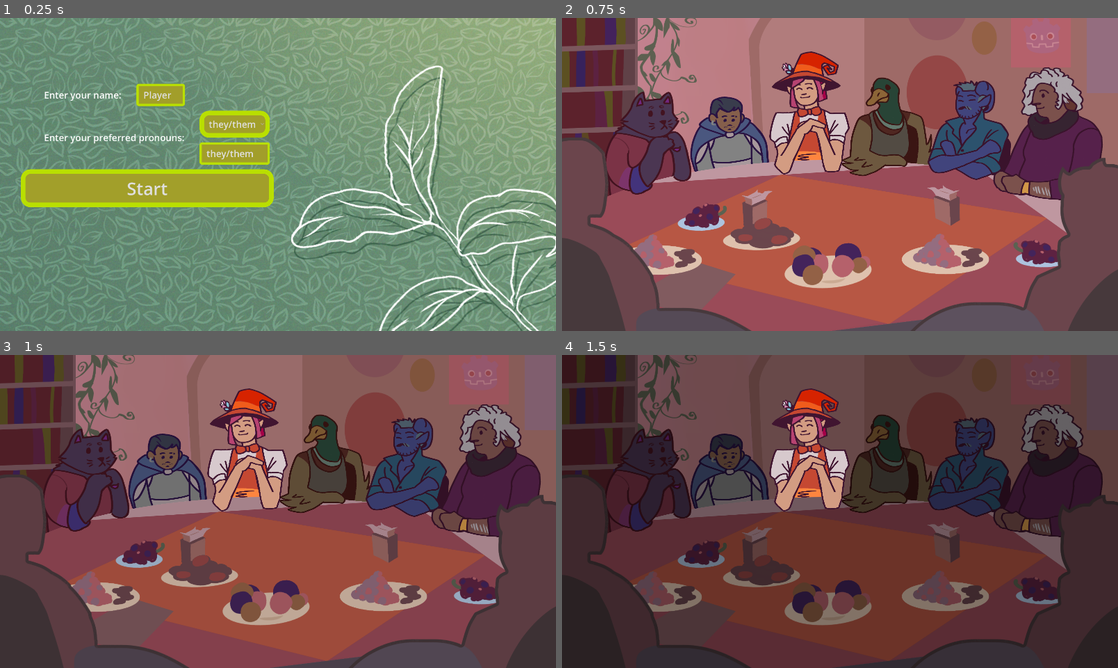
Above: before the commit, frames 1-4 (two rows, left to right).
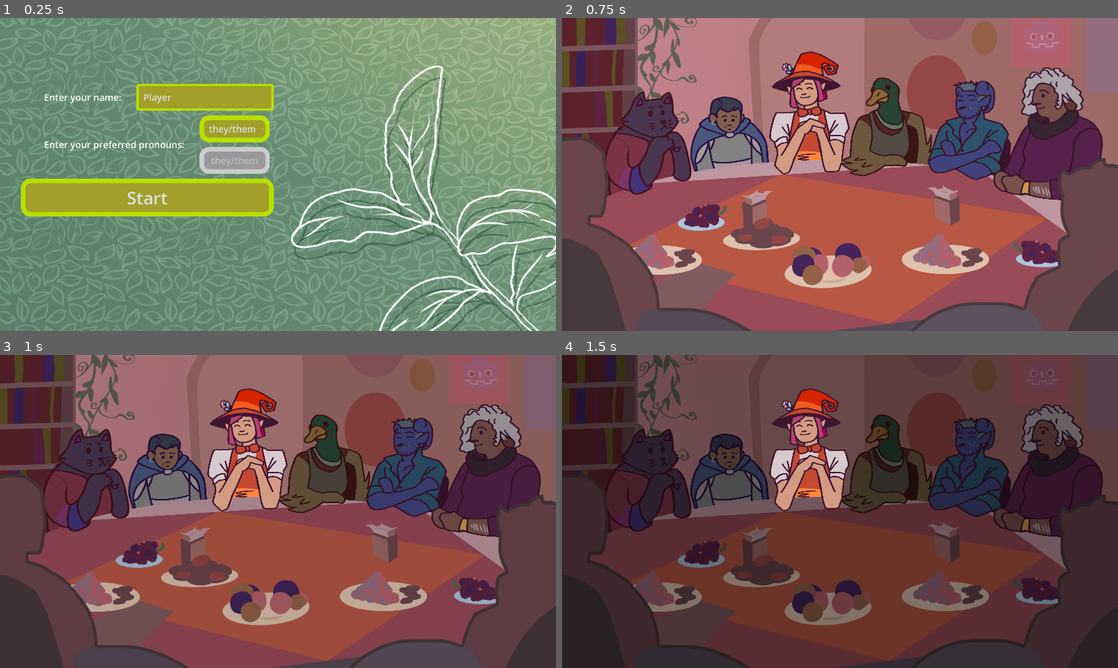
Above: after the commit, the same moments.

Repository: milana-94888u/tea-party
Game: Godot game, scene res://src/scenes/ui/main_menu.tscn
Same seed, same stepped clock (60 frames per second), same inputs: the game is played once before the commit and once after it.
Inputs (mouse positions are in pixels of both pictures, inside the frame that each line leads up to):
- Up to frame 1 (0.25 s): no input
- Up to frame 2 (0.75 s): click "Start" at 0.5 s
- Up to frame 3 (1 s): no input
- Up to frame 4 (1.5 s): move the mouse to (962, 495) at 1.27 s

The runs differ from the first frame. In frame 1, 8.7% of the frame differs, in the area x 3-50%, y 20-64%; in frame 2, nothing differs; in frame 3, nothing differs; in frame 4, nothing differs.

Commit message:
improve main menu

Diff:
--- a/resources/main_theme.tres
+++ b/resources/main_theme.tres
@@ -106,8 +106,34 @@
 expand_margin_right = 16.0
 expand_margin_bottom = 8.0
 
+[sub_resource type="StyleBoxFlat" id="StyleBoxFlat_wm2je"]
+border_width_left = 16
+border_width_top = 16
+border_width_right = 16
+border_width_bottom = 16
+corner_radius_top_left = 32
+corner_radius_top_right = 32
+corner_radius_bottom_right = 32
+corner_radius_bottom_left = 32
+expand_margin_left = 16.0
+expand_margin_top = 8.0
+expand_margin_right = 16.0
+expand_margin_bottom = 8.0
+
 [sub_resource type="StyleBoxFlat" id="StyleBoxFlat_q01gv"]
 bg_color = Color(0.483912, 0.660092, 0.384535, 1)
+
+[sub_resource type="StyleBoxFlat" id="StyleBoxFlat_he3is"]
+bg_color = Color(0.6358, 0.621179, 0.163546, 1)
+border_color = Color(0.726664, 0.873201, 3.85046e-07, 1)
+corner_radius_top_left = 32
+corner_radius_top_right = 32
+corner_radius_bottom_right = 32
+corner_radius_bottom_left = 32
+expand_margin_left = 16.0
+expand_margin_top = 8.0
+expand_margin_right = 16.0
+expand_margin_bottom = 8.0
 
 [resource]
 default_font_size = 32
@@ -123,9 +149,11 @@
 Label/constants/line_spacing = 8
 Label/styles/normal = SubResource("StyleBoxEmpty_1sjkp")
 LineEdit/styles/normal = SubResource("StyleBoxFlat_yfnw1")
+LineEdit/styles/read_only = SubResource("StyleBoxFlat_wm2je")
 MarginContainer/constants/margin_bottom = 50
 MarginContainer/constants/margin_left = 50
 MarginContainer/constants/margin_right = 50
 MarginContainer/constants/margin_top = 50
 PanelContainer/styles/panel = SubResource("StyleBoxFlat_q01gv")
+PopupMenu/styles/panel = SubResource("StyleBoxFlat_he3is")
 VBoxContainer/constants/separation = 32
--- a/src/autoload/sfx_player.tscn
+++ b/src/autoload/sfx_player.tscn
@@ -1,10 +1,12 @@
 [gd_scene load_steps=3 format=3 uid="uid://flsv31pya5qd"]
 
 [ext_resource type="Script" path="res://src/autoload/sfx_player.gd" id="1_o74yy"]
-[ext_resource type="AudioStream" uid="uid://dg2ays5xekvsg" path="res://assets/audio/book_close.ogg" id="2_2r7u4"]
+[ext_resource type="AudioStream" uid="uid://6ebfsbyq15co" path="res://assets/audio/you-likey-yazz_.ogg" id="2_lvje7"]
 
 [node name="SfxPlayer" type="Node"]
 script = ExtResource("1_o74yy")
 
-[node name="AudioStreamPlayer" type="AudioStreamPlayer" parent="."]
-stream = ExtResource("2_2r7u4")
+[node name="BGM" type="AudioStreamPlayer" parent="."]
+stream = ExtResource("2_lvje7")
+volume_db = -20.0
+autoplay = true
--- a/src/scenes/learning/empty_main.gd
+++ b/src/scenes/learning/empty_main.gd
@@ -31,6 +31,7 @@
 
 
 func make_tea() -> void:
+	SfxPlayer.play_sound_effect(Sounds.button)
 	invitation.hide()
 	var tea := await choose_tea()
 	teapot.texture = tea.base.teapot
@@ -40,6 +41,7 @@
 
 
 func _on_next_button_pressed() -> void:
+	SfxPlayer.play_sound_effect(Sounds.button)
 	current_info += 1
 	learning_label.text = info[current_info]
 	if current_info >= len(info) - 1:
@@ -49,4 +51,5 @@
 
 
 func _on_finish_button_pressed() -> void:
+	SfxPlayer.play_sound_effect(Sounds.button)
 	get_tree().change_scene_to_file("res://src/scenes/ui/main_menu.tscn")
--- a/src/scenes/tea_choose/shelves.gd
+++ b/src/scenes/tea_choose/shelves.gd
@@ -93,6 +93,7 @@
 
 
 func _on_finish_button_pressed() -> void:
+	SfxPlayer.play_sound_effect(Sounds.button)
 	tea_completed.emit(Tea.make_tea(
 		base_spot.get_child(0).ingredient_data,
 		flower_spot.get_child(0).ingredient_data,
--- a/src/scenes/ui/dialog_line.gd
+++ b/src/scenes/ui/dialog_line.gd
@@ -29,4 +29,5 @@
 
 
 func _on_click_preventing_background_pressed() -> void:
+	SfxPlayer.play_sound_effect(Sounds.button)
 	requested_next_line.emit()
--- a/src/scenes/ui/main_menu.gd
+++ b/src/scenes/ui/main_menu.gd
@@ -4,18 +4,56 @@
 @onready var name_line := %NameLine as LineEdit
 @onready var pronouns_line := %PronounsLine as LineEdit
 @onready var pronouns_options := %PronounsOptions as OptionButton
+@onready var start_button := %StartButton as Button
+
+
+func _ready() -> void:
+	_on_pronouns_options_item_selected(2)
 
 
 func _on_pronouns_options_item_selected(index: int) -> void:
 	if index < 3:
+		_on_pronouns_line_text_changed(pronouns_options.get_item_text(index))
 		pronouns_line.text = pronouns_options.get_item_text(index)
 		pronouns_line.editable = false
 	else:
+		_on_pronouns_line_text_changed("")
 		pronouns_line.text = ""
 		pronouns_line.editable = true
 
 
 func _on_start_button_pressed() -> void:
-	var pronouns := pronouns_line.text.split("/")
+	SfxPlayer.play_sound_effect(Sounds.button)
+	var pronouns := pronouns_line.text.split("/", true, 2)
 	PlayerData.start_game(name_line.text, pronouns[0], pronouns[1])
 	get_tree().change_scene_to_file("res://src/scenes/main/main.tscn")
+
+
+func validate_alnum(text: String) -> bool:
+	var regex := RegEx.create_from_string("[\\w ]+")
+	var regex_match := regex.search(text)
+	if not is_instance_valid(regex_match):
+		return false
+	return regex_match.get_string() == text
+
+
+func validate_pronouns(text: String) -> bool:
+	var index := text.find("/")
+	if index == -1:
+		return false
+	var nom_and_accus := text.split("/", true, 2)
+	return validate_alnum(nom_and_accus[0]) and validate_alnum(nom_and_accus[1])
+
+
+func _on_name_line_text_changed(new_text: String) -> void:
+	if validate_alnum(new_text):
+		start_button.disabled = false
+	else:
+		start_button.disabled = true
+
+
+func _on_pronouns_line_text_changed(new_text: String) -> void:
+	if validate_pronouns(new_text):
+		start_button.disabled = false
+	else:
+		start_button.disabled = true
--- a/src/scenes/ui/main_menu.tscn
+++ b/src/scenes/ui/main_menu.tscn
@@ -36,6 +36,7 @@
 [node name="NameLine" type="LineEdit" parent="VBoxContainer/HBoxContainer"]
 unique_name_in_owner = true
 layout_mode = 2
+size_flags_horizontal = 3
 text = "Player"
 placeholder_text = "name"
 
@@ -68,6 +69,7 @@
 layout_mode = 2
 text = "they/them"
 placeholder_text = "pronouns"
+alignment = 1
 
 [node name="StartButton" type="Button" parent="VBoxContainer"]
 unique_name_in_owner = true
@@ -75,5 +77,7 @@
 mouse_default_cursor_shape = 2
 text = "Start"
 
+[connection signal="text_changed" from="VBoxContainer/HBoxContainer/NameLine" to="." method="_on_name_line_text_changed"]
 [connection signal="item_selected" from="VBoxContainer/HBoxContainer2/VBoxContainer/PronounsOptions" to="." method="_on_pronouns_options_item_selected"]
+[connection signal="text_changed" from="VBoxContainer/HBoxContainer2/VBoxContainer/PronounsLine" to="." method="_on_pronouns_line_text_changed"]
 [connection signal="pressed" from="VBoxContainer/StartButton" to="." method="_on_start_button_pressed"]
Not shown, added: assets/audio/you-likey-yazz_.ogg.import
Not shown: 1 places in resources/main_theme.tres that only renumber resources
Not shown, added: assets/audio/you-likey-yazz_.ogg
